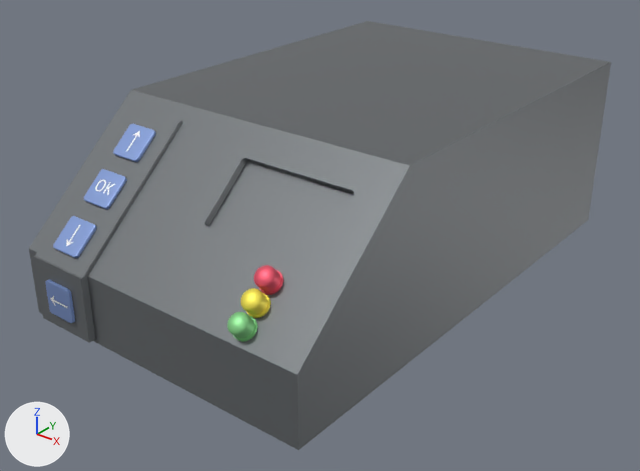
The glTF model static/mint.glb as it was, and as the next commit left it.
Rendered twice from a 50 mm camera at (0.1971, -0.2018, 0.1281) aimed at (0.0485, -0.0161, 0.013). Arrows for +X, +Y and +Z are at lower left; the lights stay in place. Where no turn or scale is listed for an object, it has been applied to the vertices. Vertices at the same position are counted once.

In view in the first picture: 'Mesh_Mesh_head_geo.001_lambert2SG.001'.
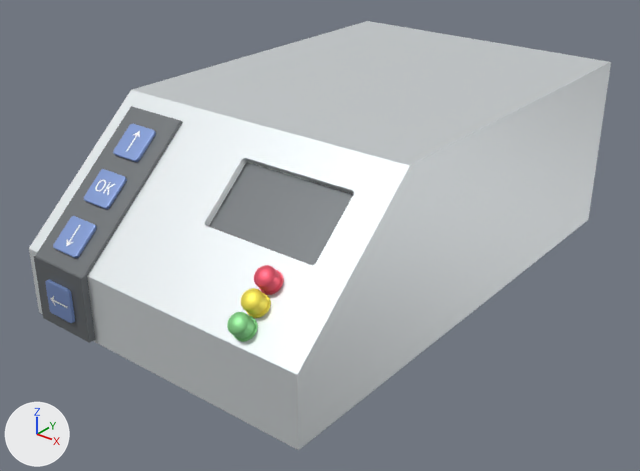
The newer file is also turned or shifted as a whole; pictures and numbers use the older file's frame.

Changed parts and their boxes [x1, y1, x2, y2] in the pictures (640 x 471 px; the box of a moved part takes in the faces that stretch with it):
part 1 of me_mesh_0, moved or reshaped: before [37, 107, 344, 373]; after [34, 107, 352, 372]
part 2 of me_mesh_0, recoloured: [29, 21, 611, 450] in both

Edits to the bpy script that builds the scene:
```text
Change me_mesh_0:
    used by ob_mesh_mesh_head_geo_001_lambert2sg_001; location = (0.0, 0.0, 0.0)
    remove me_mesh_0.from_pydata(...)  # 8969 vertices, 17977 faces; spans x 0.001..0.096, y -0.086..0.072, z 0.0..0.055
    add me_mesh_0.from_pydata(...)  # 8992 vertices, 18024 faces; spans x 0.001..0.096, y -0.086..0.072, z 0.0..0.055
    me_mesh_0 part 1: 720 vertices moved within x 0.005..0.086, y -0.086..0.057, z 0.003..0.054; 32 vertices removed from x 0.004..0.093, y -0.08..0.071, z 0.0..0.054; 55 vertices added at x 0.004..0.095, y -0.085..0.071, z 0.0..0.054
    me_mesh_0 part 2: 787 kept faces spanning x 0.001..0.096, y -0.083..0.072, z 0.0..0.055 get new vertex colours
```
